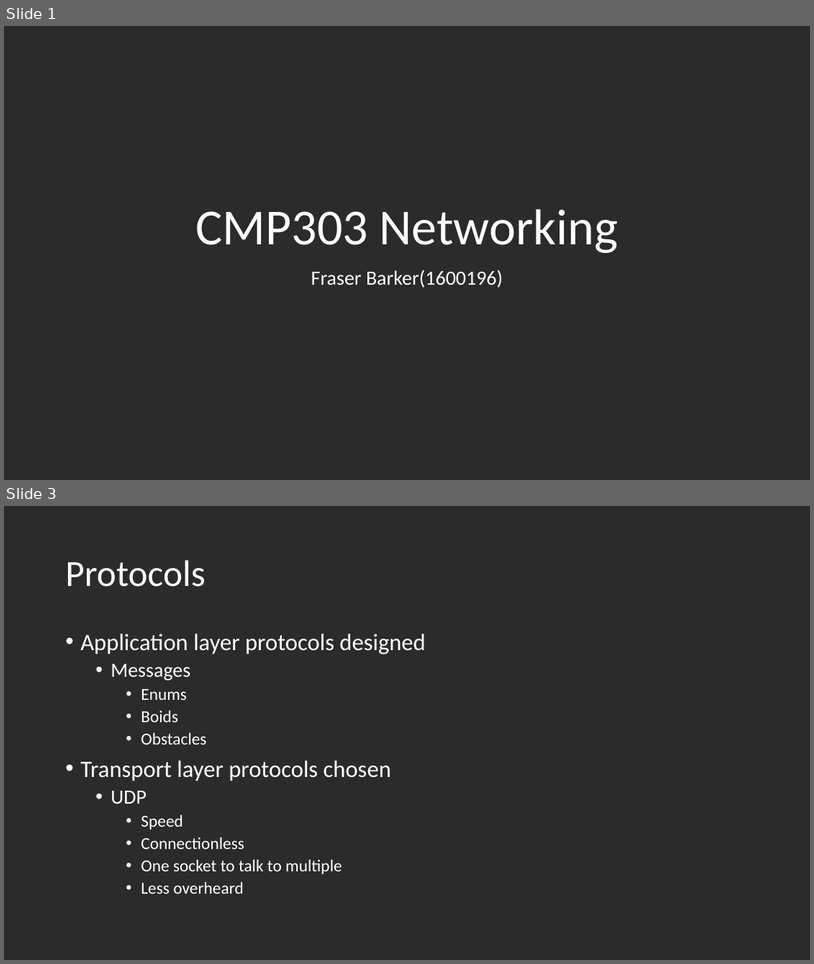
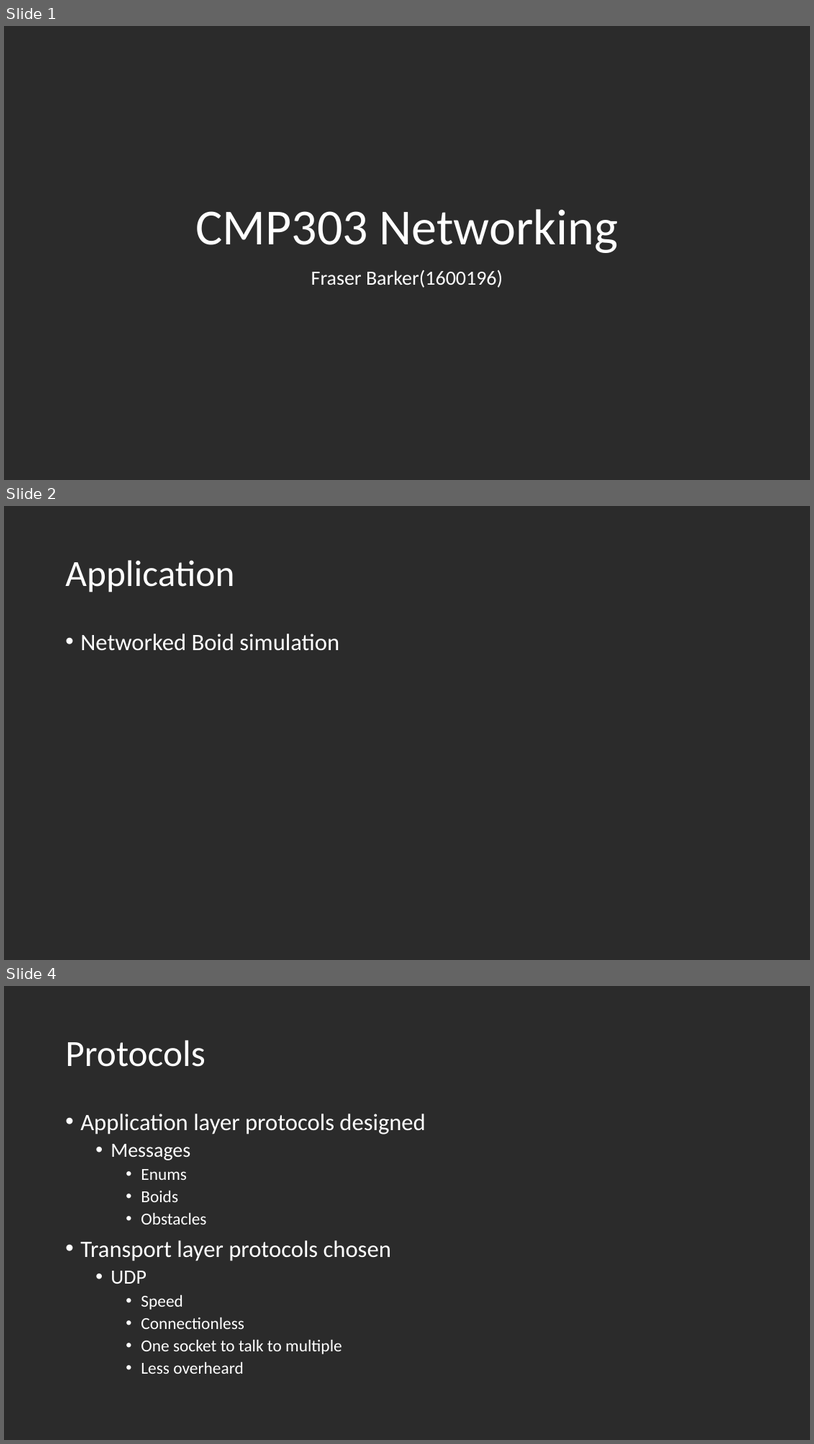
Before and after one commit to Shorte240/SFMLNetworking-Sim, a slide deck: SFMLNetworkingSim/CMP303 Presentation - Fraser Barker(1600196).pptx. Shown one above the other, each under a label of ours: slides 1 and 3 before the commit, slides 1, 2 and 4 after it; the slides between them are not shown. The pictures are 814x964 and 814x1444 pixels, drawn with LibreOffice and Linux fonts; fonts in the diff are those of the drawing; background and template pictures are left out; a plain dark background stands for a picture behind light text. Boxes give left, top, right and bottom in pixels: in the first picture for what was removed or moved away, otherwise in the second. Text is boxed around its words. In the diff, an @@ line names an element or a change of style, - is before the commit and + after.

```diff
--- a/SFMLNetworkingSim/CMP303 Presentation - Fraser Barker(1600196).pptx
+++ b/SFMLNetworkingSim/CMP303 Presentation - Fraser Barker(1600196).pptx
@@ slide 2 added at bbox=[4, 506, 810, 960], background picture (left out) @@
@@ title added at bbox=[65, 560, 234, 592], 44 pt, text #FFFFFF @@
+Application
@@ text added at bbox=[80, 633, 340, 651], 28 pt, text #FFFFFF @@
+• Networked Boid simulation
@@ what was slide 3 is now slide 4 @@
```
Also in this commit, not shown: 2 slides changed, 1 other slide added.
